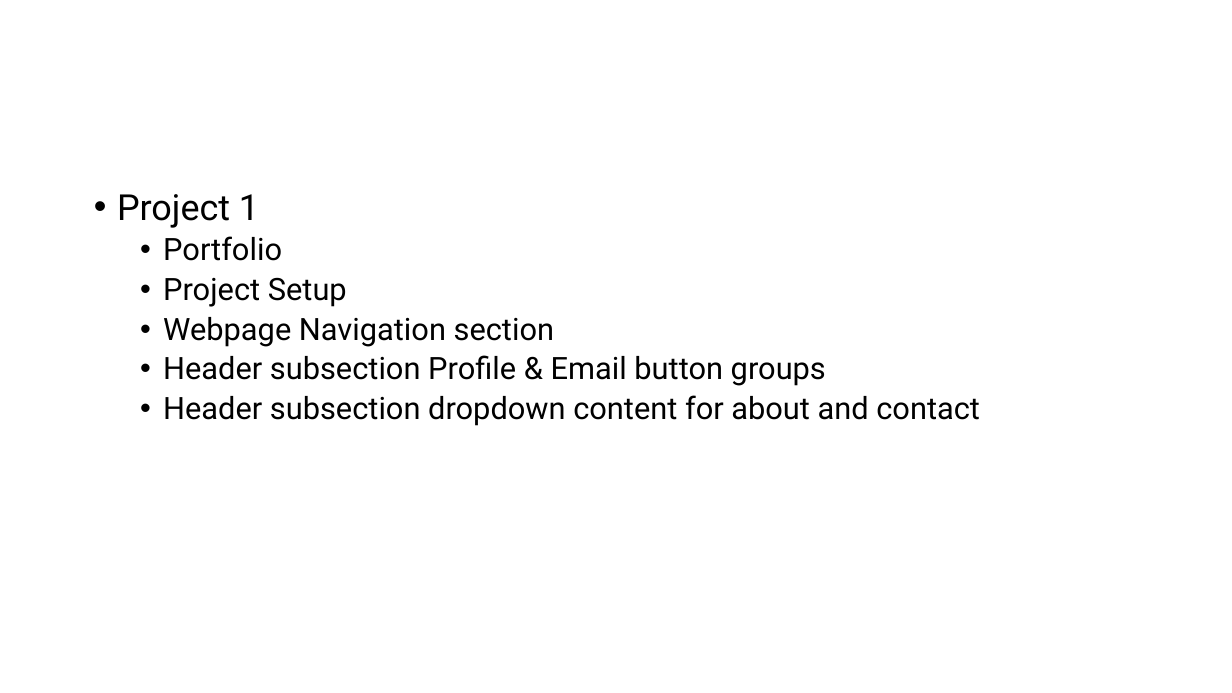
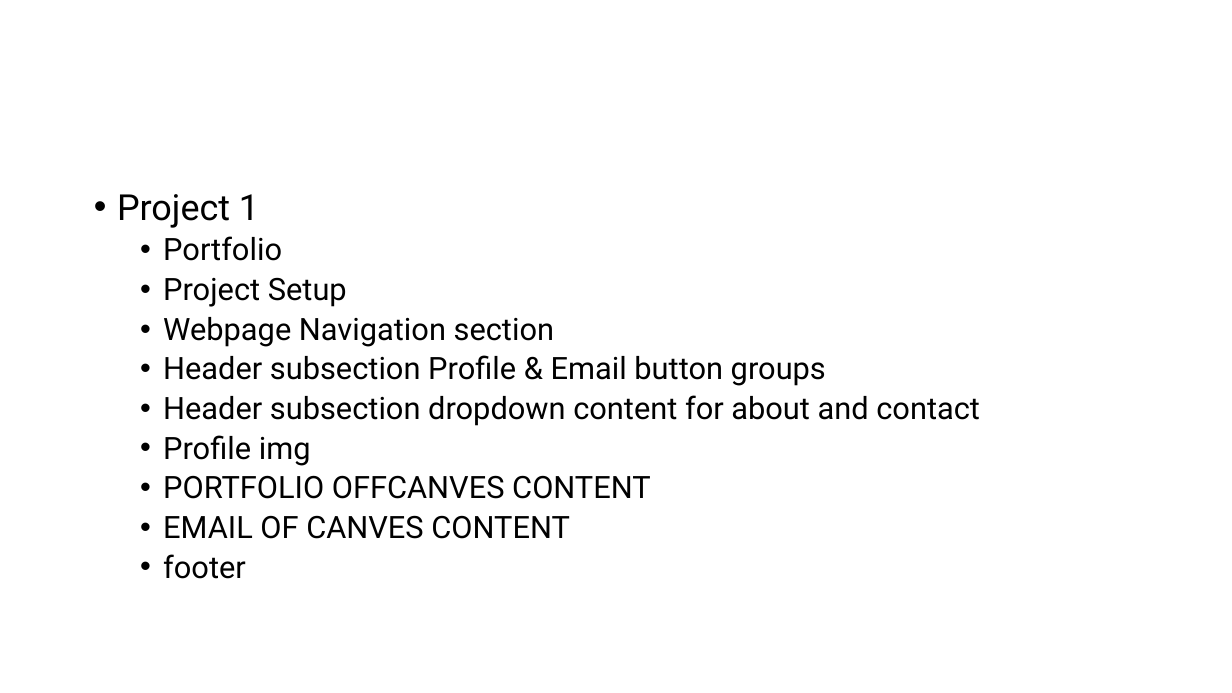
Before and after one commit to PiyushChaturvedii/Batch06, a slide deck: slide 9 of BootStrap/BootStrap.pptx. Drawn at 1232x693 pixels with LibreOffice and Linux fonts; fonts in the diff are those of the drawing. Boxes give left, top, right and bottom in pixels: in the first picture for what was removed or moved away, otherwise in the second. Text is boxed around its words. In the diff, an @@ line names an element or a change of style, - is before the commit and + after.

```diff
--- a/BootStrap/BootStrap.pptx
+++ b/BootStrap/BootStrap.pptx
@@ text at [163, 435, 651, 579]: paragraphs added @@
+  • Profile img
+  • PORTFOLIO OFFCANVES CONTENT
+  • EMAIL OF CANVES CONTENT
+  • footer
```
Also in this commit, not shown: 1 other file.
